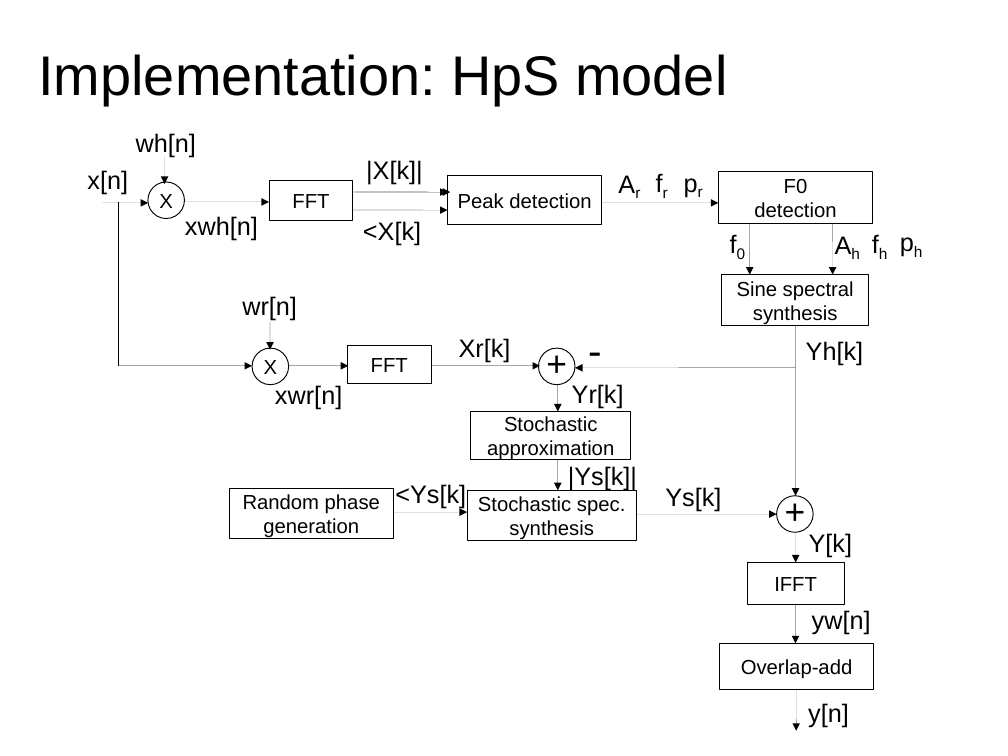
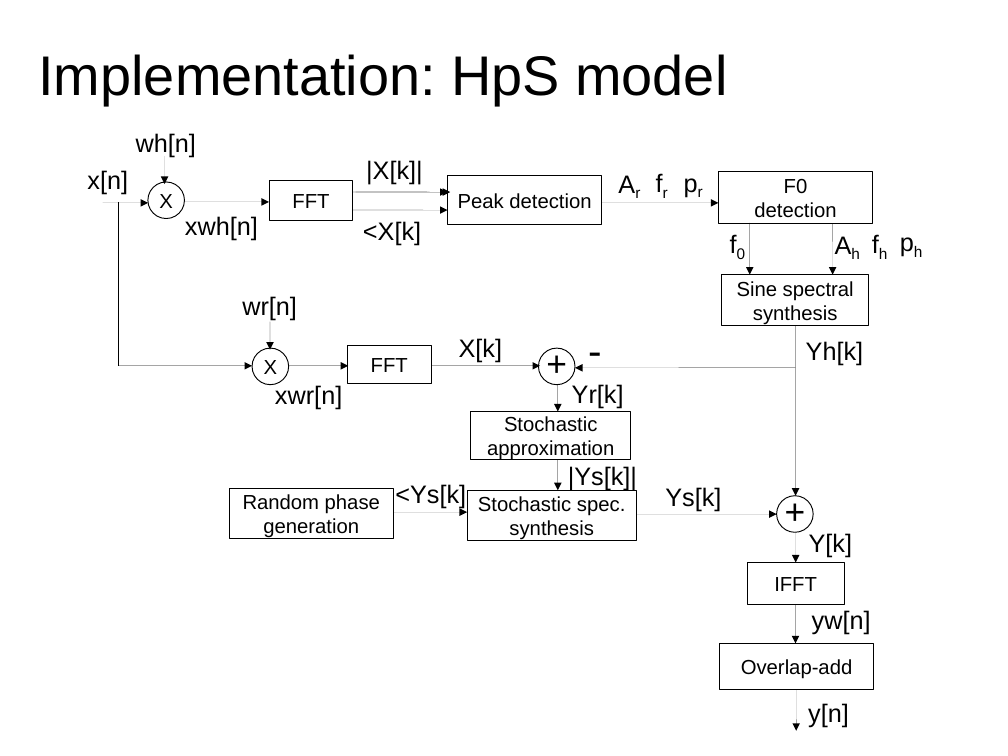
Before and after one commit to MTG/sms-tools, a slide deck: slide 19 of teaching-material/lectures/lect7-Sinusoidal-plus-Residual-model/7-Sinusoidal-plus-Residual-model.odp (slide 20 before the commit). Drawn at 1008x756 pixels with LibreOffice and Linux fonts; fonts in the diff are those of the drawing. Boxes give left, top, right and bottom in pixels: in the first picture for what was removed or moved away, otherwise in the second. Text is boxed around its words. In the diff, an @@ line names an element or a change of style, - is before the commit and + after.

```diff
--- a/teaching-material/lectures/lect7-Sinusoidal-plus-Residual-model/7-Sinusoidal-plus-Residual-model.odp
+++ b/teaching-material/lectures/lect7-Sinusoidal-plus-Residual-model/7-Sinusoidal-plus-Residual-model.odp
@@ text at (x1=459, y1=338, x2=502, y2=363): text changed @@
-Xr[k]
+X[k]
```
Also in this commit, not shown: 8 other slides changed, 1 slide added, 1 slide removed, 17 other files.
